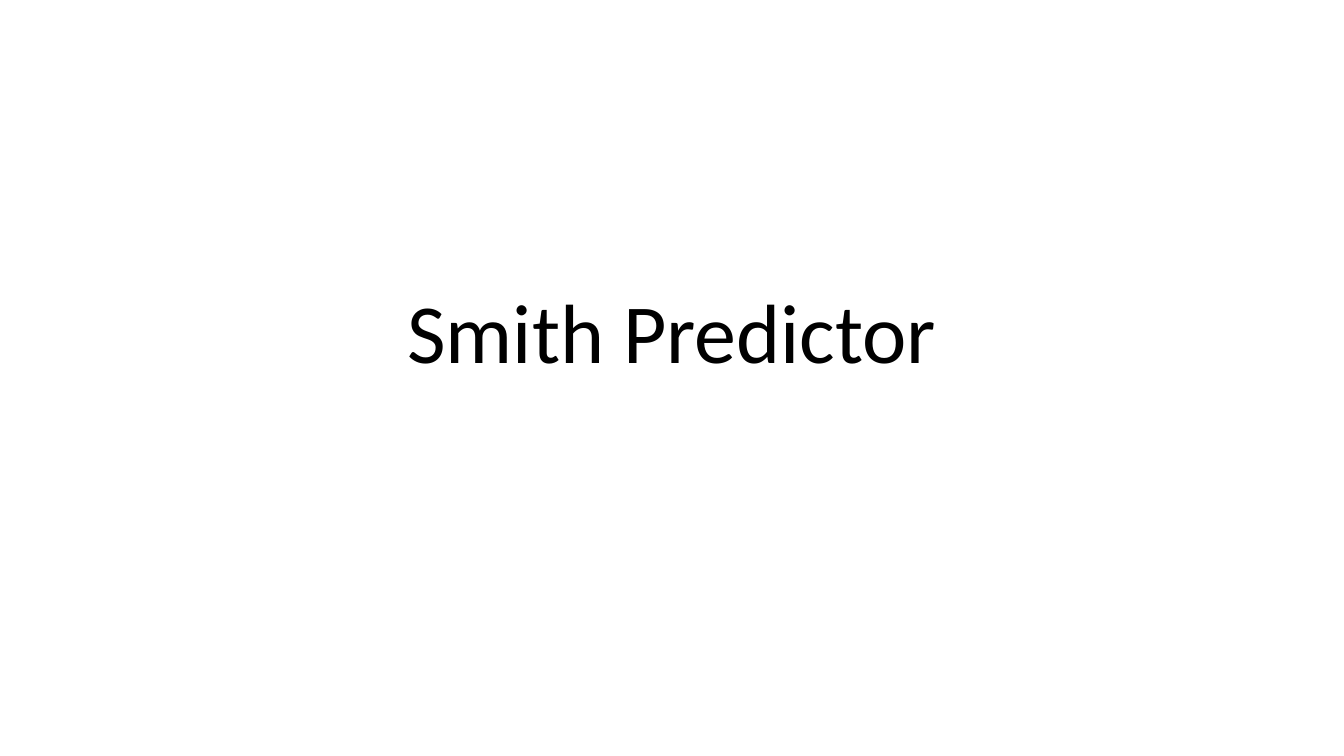
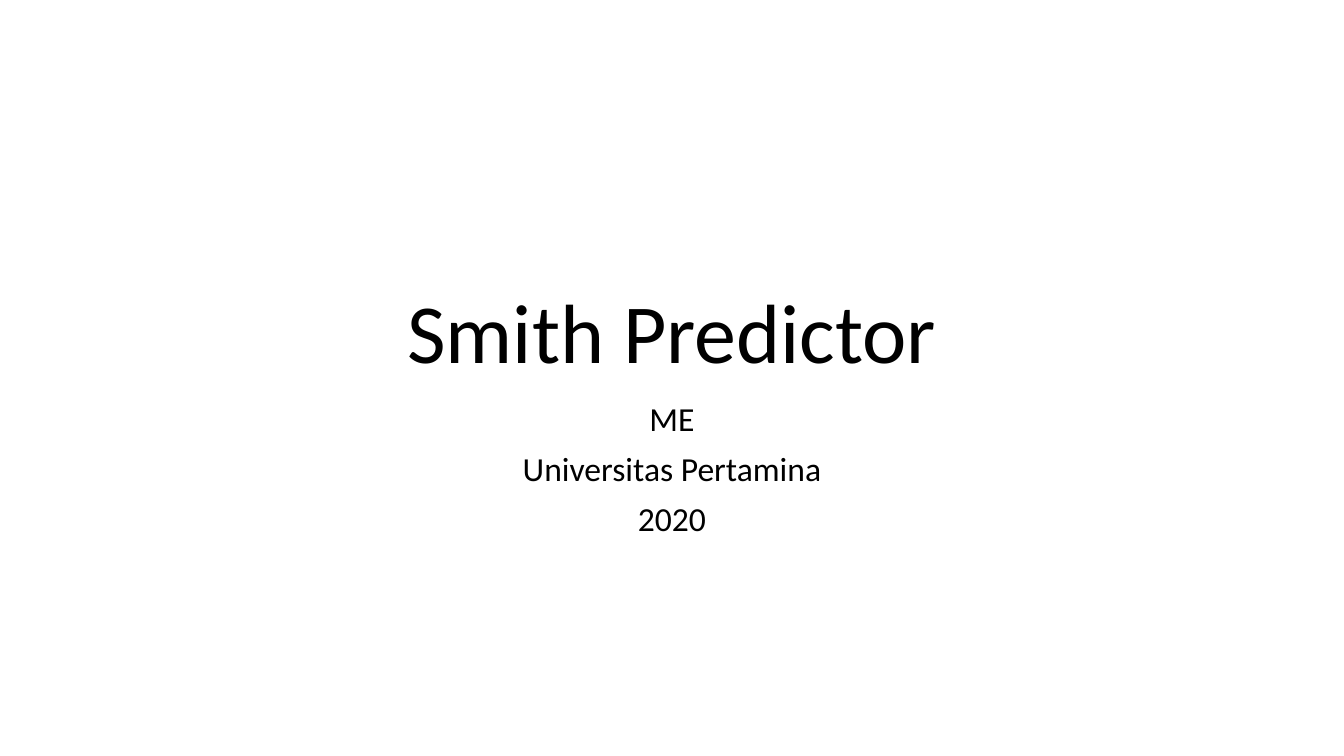
Before and after one commit to auralius/up_temperature_control_device, a slide deck: slide 1 of Activities/Presentations/Smith Predictor.pptx. Drawn at 1344x756 pixels with LibreOffice and Linux fonts; fonts in the diff are those of the drawing. Boxes give left, top, right and bottom in pixels: in the first picture for what was removed or moved away, otherwise in the second. Text is boxed around its words. In the diff, an @@ line names an element or a change of style, - is before the commit and + after.

Commit message:
Updated the Smith Predictor

```diff
--- a/Activities/Presentations/Smith Predictor.pptx
+++ b/Activities/Presentations/Smith Predictor.pptx
@@ subtitle added at (523, 409, 821, 532), 24 pt, text #000000 @@
+ME
+Universitas Pertamina
+2020
```
Also in this commit, not shown: 2 other slides changed.
